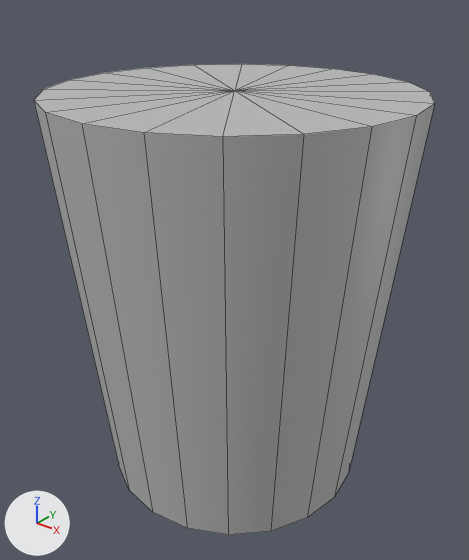
A saved change to the FBX model Assets/Resources/Meshes/SM_drink.fbx.
Rendered twice from a 50 mm lens placed at (0.204, -0.256, 0.289), pointed at (0.001, -0.001, 0.131). Arrows for +X, +Y and +Z are at lower left; the lights stay in place. The picture after the commit comes second. Mesh edges are drawn as thin lines. Where no turn or scale is listed for an object, it has been applied to the vertices.
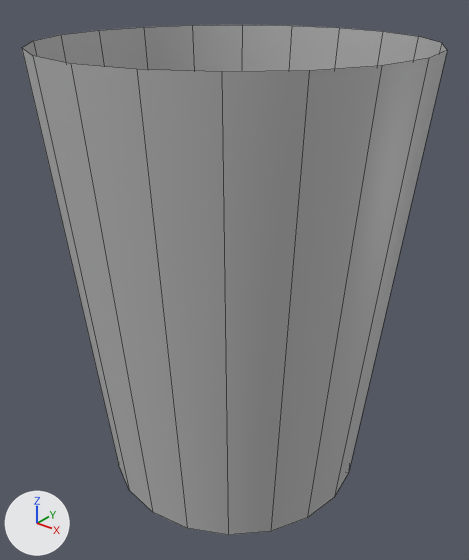
What differs and where, as boxes (x1, y1, x2, y2) in the pictures (469 x 560 px):
'polySurface45', reshaped (8% taller): before (34, 64, 435, 535); after (22, 25, 447, 535)

The change in detail:
me_mesh is used by ob_polysurface45; location (0.0, 0.0, 0.0).
me_mesh had 41 vertices, 40 faces and spanned x -0.095..0.095, y -0.095..0.095, z 0.014..0.233.
me_mesh now has 41 vertices, 40 faces and spans x -0.097..0.097, y -0.097..0.097, z 0.014..0.256.
Part 1, on me_mesh:
1 vertex is removed from x 0.0, y 0.0, z 0.233.
20 faces are deleted.
20 vertices move from x -0.095..0.095, y -0.095..0.095, z 0.233 to x -0.097..0.097, y -0.097..0.097, z 0.256.
1 vertex is added at (0.0, 0.0, 0.014).
20 new faces join them.
